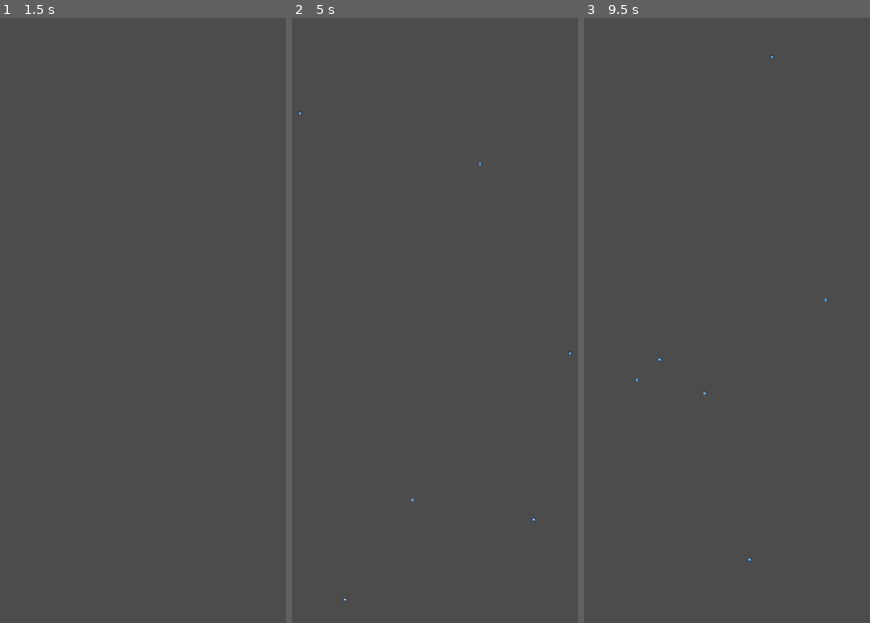
Above: before the commit, frames 1-3 (left to right).
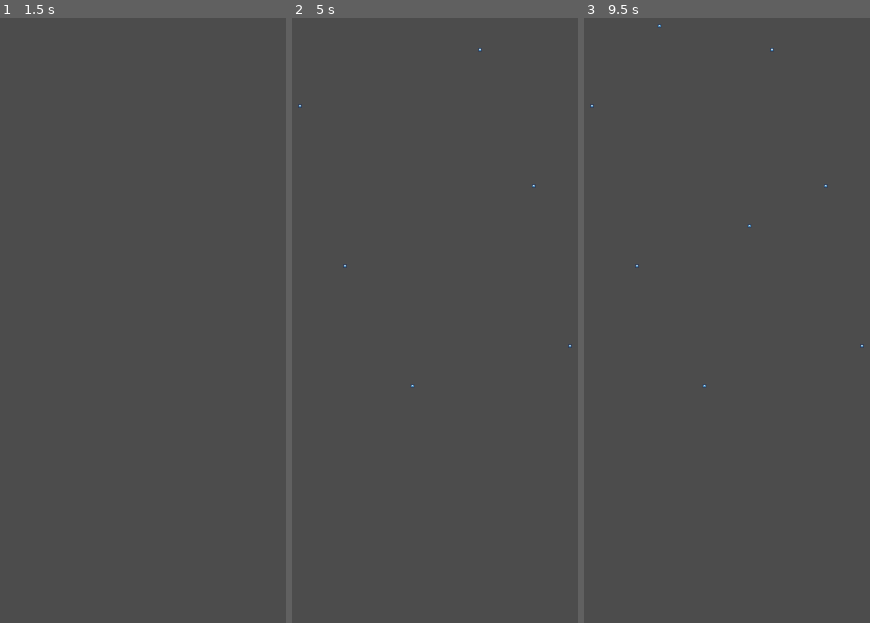
Above: after the commit, the same moments.

Repository: tom288/snake-toaster
Game: Godot game, scene res://Level.tscn
Same seed, same stepped clock (60 frames per second), same inputs: the game is played once before the commit and once after it. The engine's default icon, where the game draws it, is replaced by a stand-in: a white triangle on a blue panel in a dark square.
Inputs (mouse positions are in pixels of both pictures, inside the frame that each line leads up to):
- Up to frame 1 (1.5 s): tap Enter at 0.5 s; move the mouse to (243, 187) at 0.52 s; click (243, 187) at 0.67 s; tap Space at 1.25 s; move the mouse to (54, 266) at 1.27 s; click (54, 266) at 1.42 s
- Up to frame 2 (5 s): tap Enter at 2, 3.5 s; move the mouse to (480, 48) at 2.02 s; click (480, 48) at 2.17 s; tap Space at 2.75, 4.25 s; move the mouse to (412, 387) at 2.77 s; click (412, 387) at 2.92 s; move the mouse to (569, 344) at 3.52 s; click (569, 344) at 3.67 s; move the mouse to (300, 108) at 4.27 s; click (300, 108) at 4.42 s
- Up to frame 3 (9.5 s): move the mouse to (749, 223) at 5.02 s; click (749, 223) at 5.17 s; move the mouse to (658, 24) at 5.77 s; click (658, 24) at 5.92 s; move the mouse to (827, 187) at 6.52 s; click (827, 187) at 6.67 s; move the mouse to (638, 266) at 7.27 s; click (638, 266) at 7.42 s; move the mouse to (772, 48) at 8.02 s; click (772, 48) at 8.17 s; move the mouse to (704, 387) at 8.77 s; click (704, 387) at 8.92 s

Frame 1 is identical in both runs. In frame 2, less than 0.1% of the frame differs, in the area x 2-98%, y 4-97%; in frame 3, less than 0.1%, in the area x 2-98%, y 1-90%.

Commit message:
Make the rope ends static (for now)

Diff:
--- a/Parts/RopeEndPiece.tscn
+++ b/Parts/RopeEndPiece.tscn
@@ -6,6 +6,7 @@
 radius = 3.0
 
 [node name="RopeEndPiece" type="RigidBody2D"]
+mode = 1
 
 [node name="CollisionShape2D" type="CollisionShape2D" parent="."]
 shape = SubResource( 1 )
